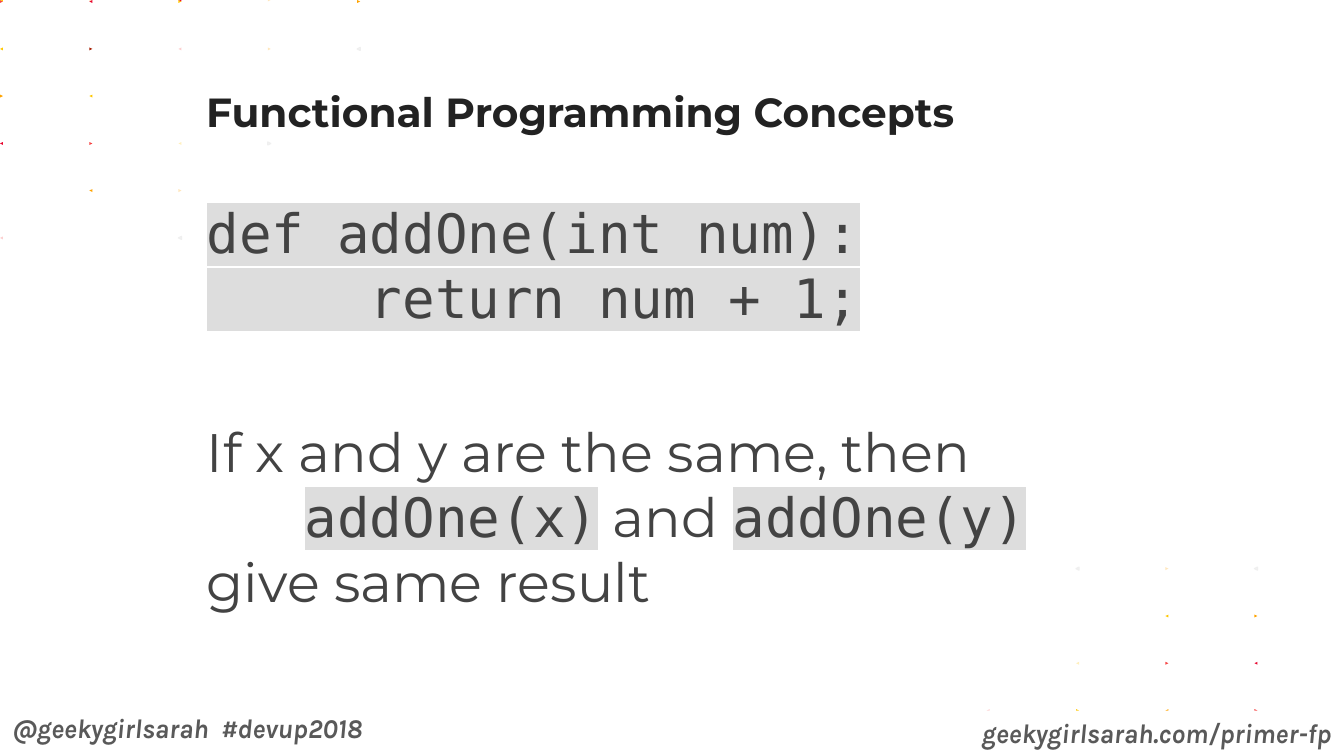
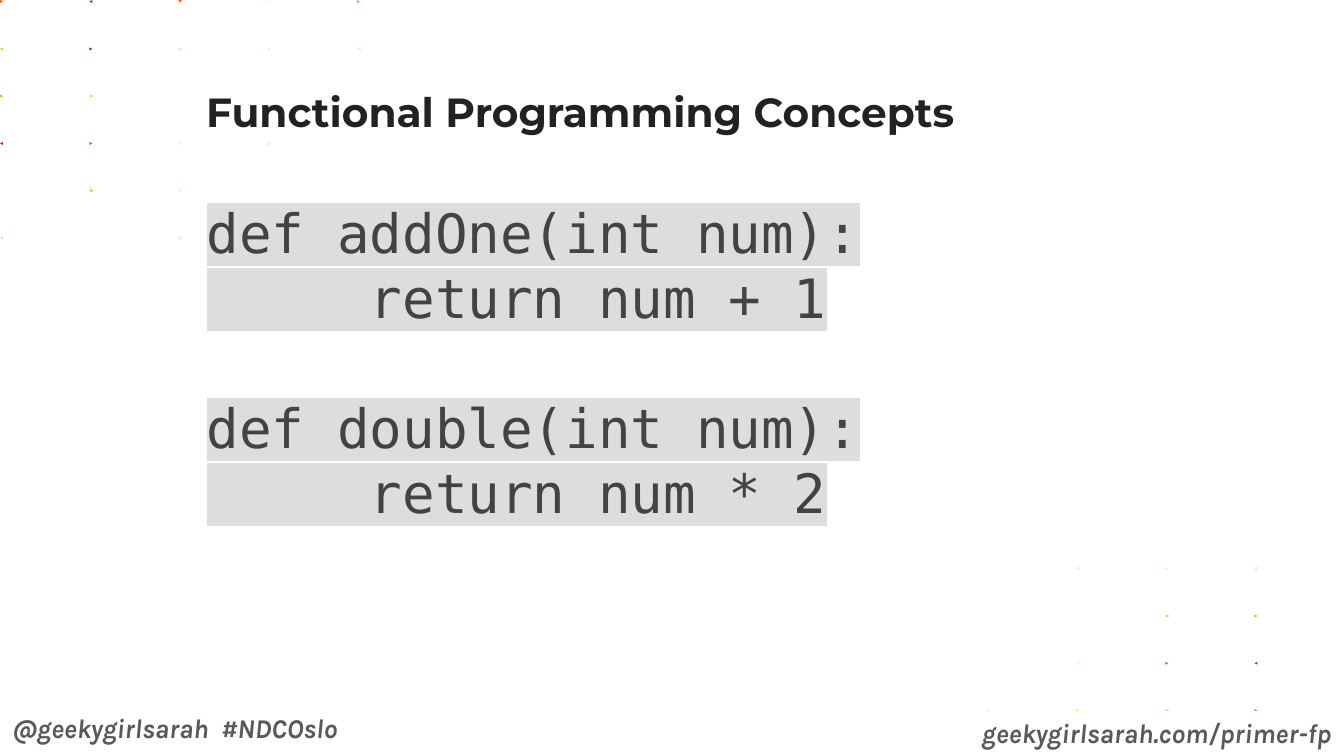
Before and after one commit to geekygirlsarah/talk-a_primer_on_functional_programming, a slide deck: slide 27 of A Primer on Functional Programming (LibreOffice).odp (slide 26 before the commit). Drawn at 1344x756 pixels with LibreOffice and Linux fonts; fonts in the diff are those of the drawing. Boxes give left, top, right and bottom in pixels: in the first picture for what was removed or moved away, otherwise in the second. Text is boxed around its words. In the diff, an @@ line names an element or a change of style, - is before the commit and + after.

```diff
--- a/A Primer on Functional Programming (LibreOffice).odp
+++ b/A Primer on Functional Programming (LibreOffice).odp
@@ text at (207,212,859,514): text changed @@
-def addOne(int num):
-return num + 1;
-If x and y are the same, then
-addOne(x) and addOne(y)
-give same result
+def addOne(int num):
+return num + 1
+def double(int num):
+return num * 2
@@ text at (12,719,338,745): text changed @@
-@geekygirlsarah #devup2018
+@geekygirlsarah #NDCOslo
```
Also in this commit, not shown: 60 other slides changed, 5 slides added, 1 other file.
